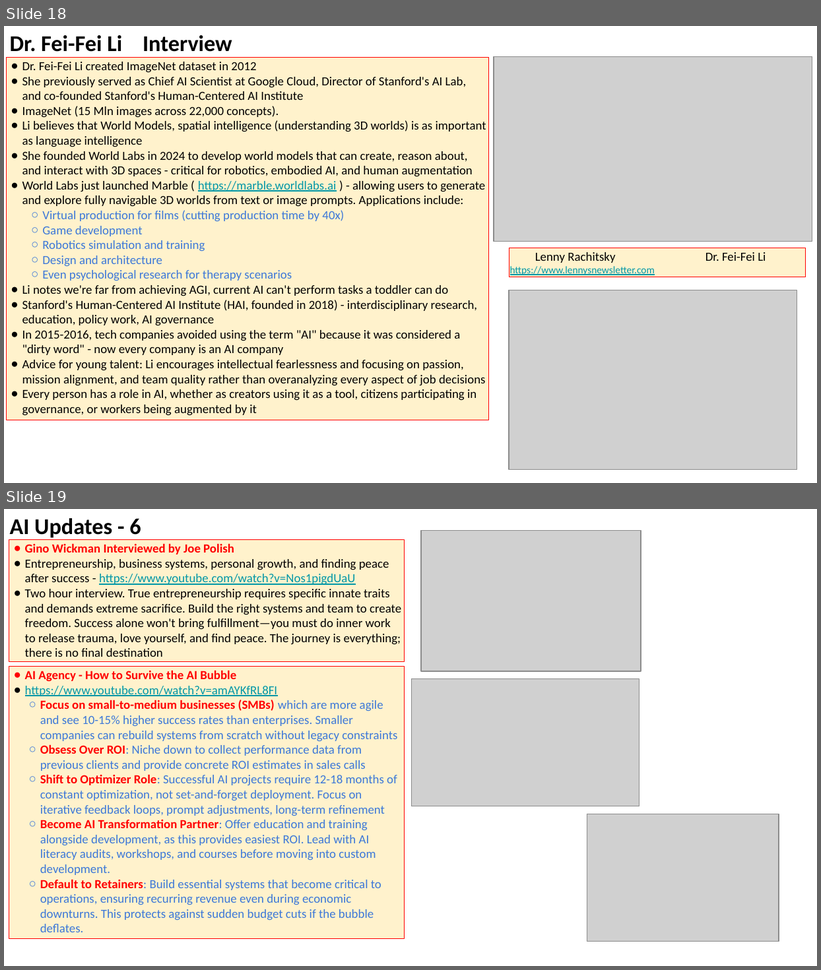
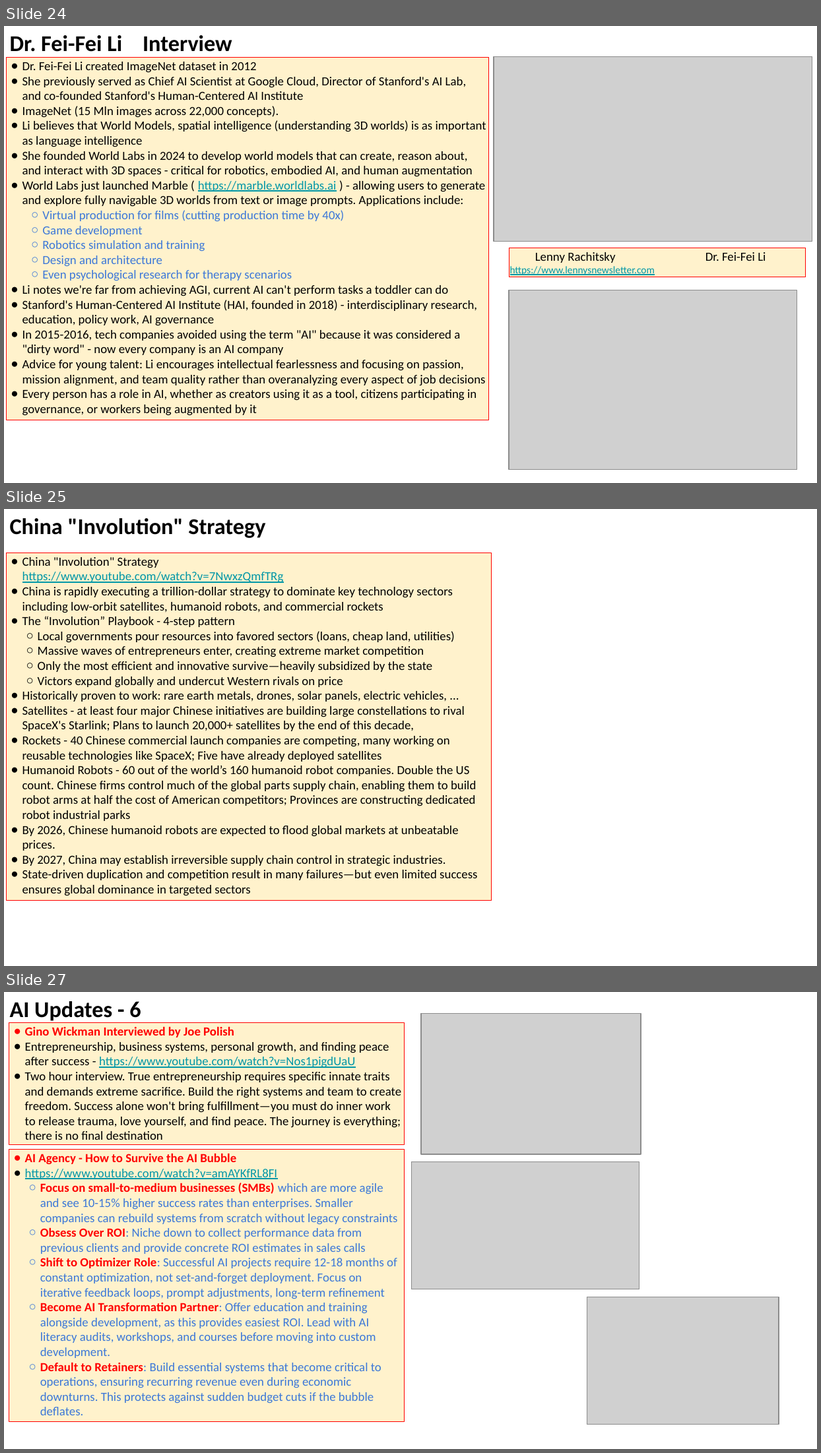
Before and after one commit to lselector/seminar, a slide deck: 2025/2025-11-21-AI-Updates.pptx. Shown one above the other, each under a label of ours: slides 18 and 19 before the commit, slides 24, 25 and 27 after it; the slides between them are not shown. The pictures are 821x970 and 821x1453 pixels, drawn with LibreOffice and Linux fonts; fonts in the diff are those of the drawing; grey boxes stand for pictures. Boxes give left, top, right and bottom in pixels: in the first picture for what was removed or moved away, otherwise in the second. Text is boxed around its words. In the diff, an @@ line names an element or a change of style, - is before the commit and + after.

```diff
--- a/2025/2025-11-21-AI-Updates.pptx
+++ b/2025/2025-11-21-AI-Updates.pptx
@@ slide 25 added at [4, 509, 817, 966], background #FFFFFF @@
@@ text added at [10, 518, 265, 538], 20 pt, text #000000, bold @@
+China "Involution" Strategy
@@ rectangle added at [7, 553, 492, 901], fill #FFF2CC, outline #FF0000 0.75 pt, 11 pt, text #000000 @@
+● China "Involution" Strategy
+  https://www.youtube.com/watch?v=7NwxzQmfTRg
+● China is rapidly executing a trillion-dollar strategy to dominate key technology sectors including low-orbit satellites, humanoid robots, and commercial rockets
+● The “Involution” Playbook - 4-step pattern
+  ○ Local governments pour resources into favored sectors (loans, cheap land, utilities)
+  ○ Massive waves of entrepreneurs enter, creating extreme market competition
+  ○ Only the most efficient and innovative survive—heavily subsidized by the state
+  ○ Victors expand globally and undercut Western rivals on price
+● Historically proven to work: rare earth metals, drones, solar panels, electric vehicles, ...
+● Satellites - at least four major Chinese initiatives are building large constellations to rival SpaceX's Starlink; Plans to launch 20,000+ satellites by the end of this decade,
+● Rockets - 40 Chinese commercial launch companies are competing, many working on reusable technologies like SpaceX; Five have already deployed satellites
+● Humanoid Robots - 60 out of the world’s 160 humanoid robot companies. Double the US count. Chinese firms control much of the global parts supply chain, enabling them to build robot arms at half the cost of American competitors; Provinces are constructing dedicated robot industrial parks
+● By 2026, Chinese humanoid robots are expected to flood global markets at unbeatable prices.
+● By 2027, China may establish irreversible supply chain control in strategic industries.
+● State-driven duplication and competition result in many failures—but even limited success ensures global dominance in targeted sectors
@@ what was slide 18 is now slide 24 @@
@@ what was slide 19 is now slide 27 @@
```
Also in this commit, not shown: 7 slides changed, 7 other slides added.
